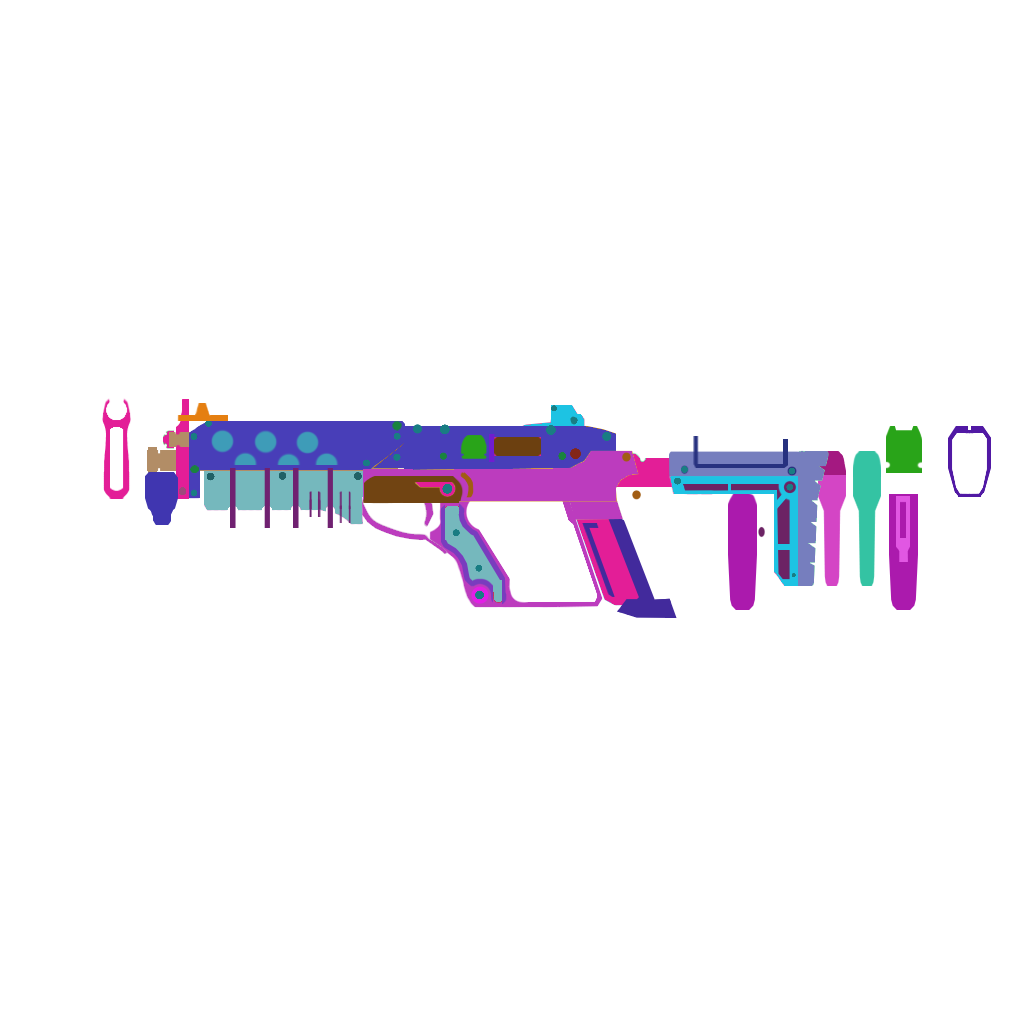
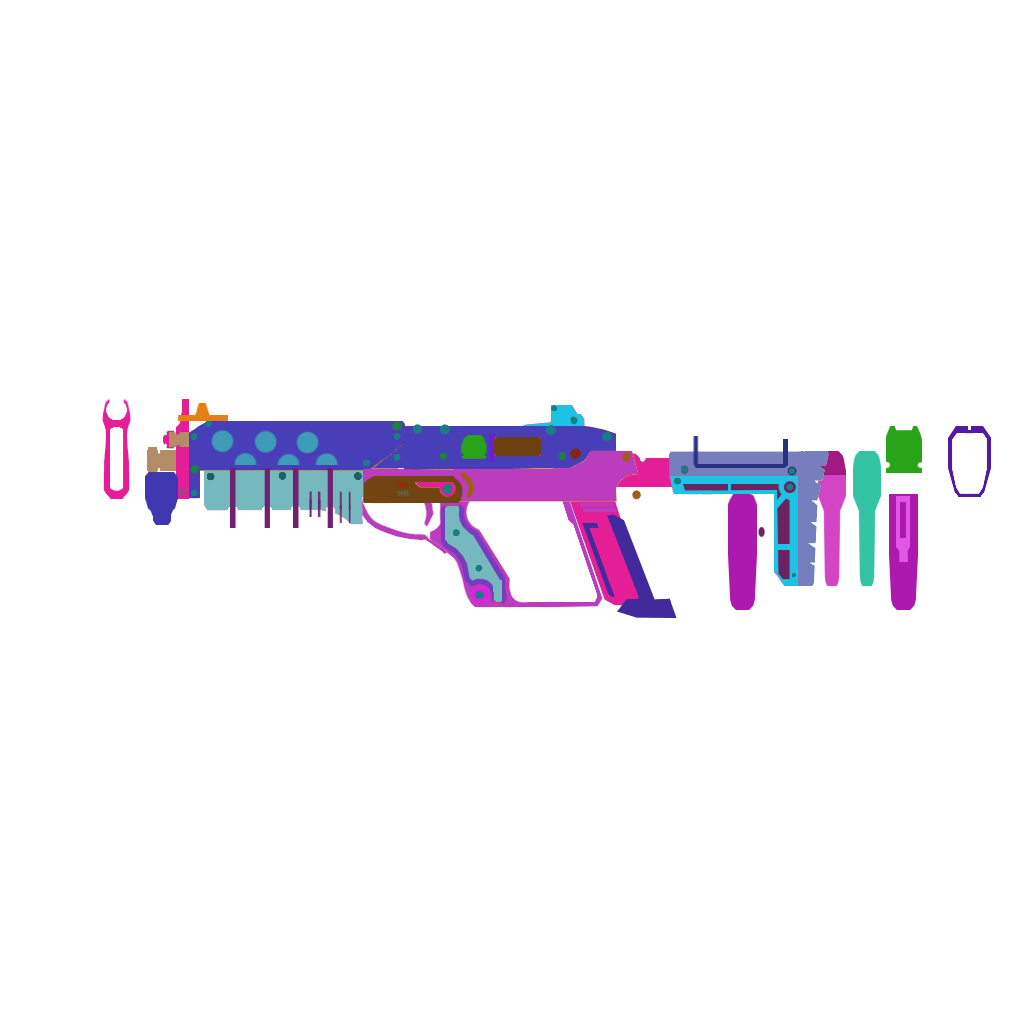
Comparing the layer stacks of the two 1024 × 1024 images. Changes:
added layer "LowerReceiver_SIDE_TEXT_FIRE" in group "LowerReceiver" over [left=397, top=482, right=408, bottom=487]
added layer "LowerReceiver_SIDE_TEXT_SAFE" in group "LowerReceiver" over [left=397, top=491, right=409, bottom=496]
